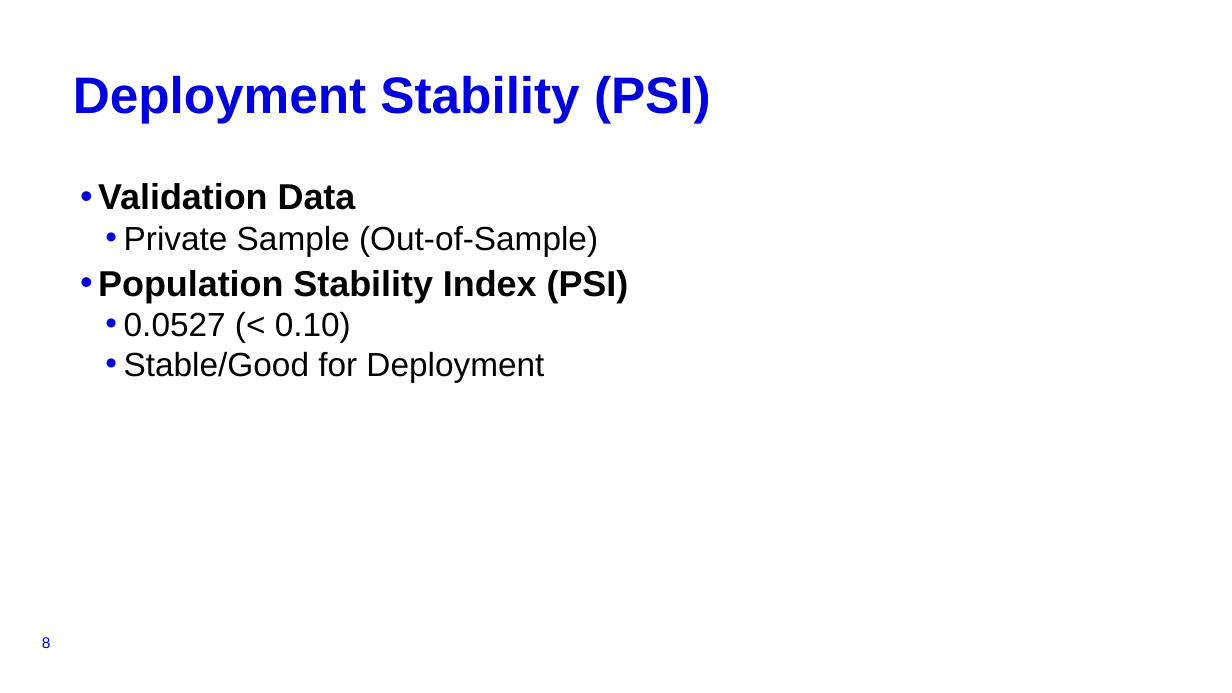
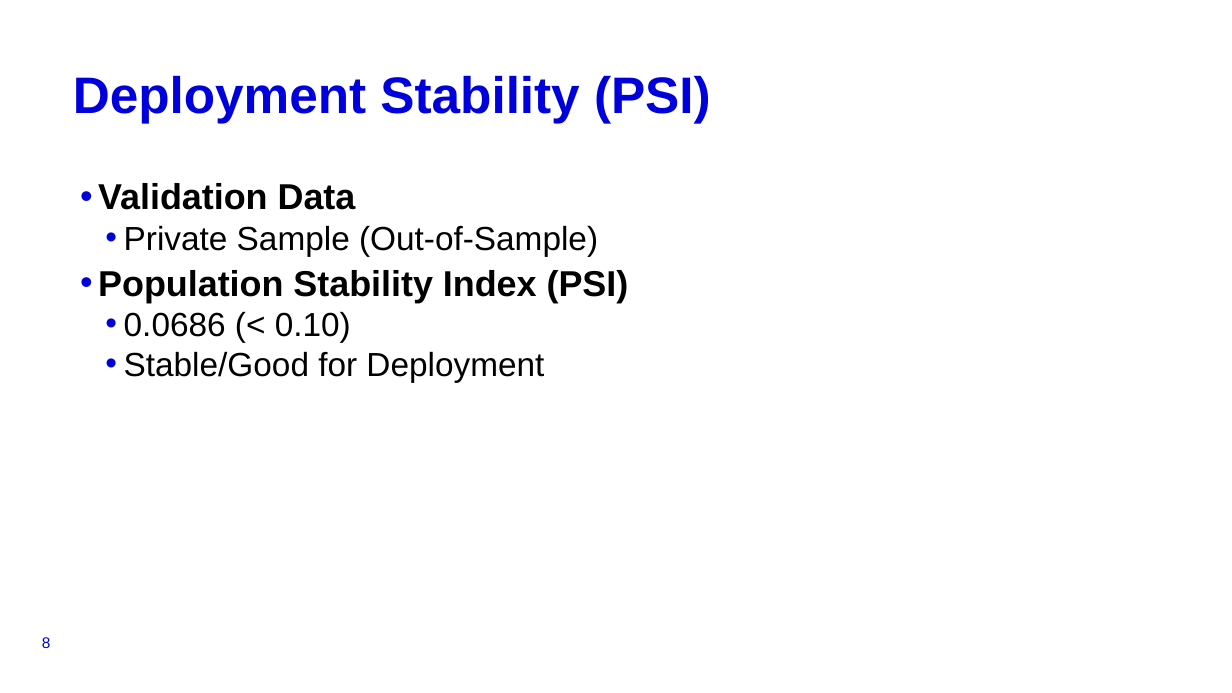
Before and after one commit to konj27/CreditRisk, a slide deck: slide 8 of APRE_Presentation.pptx. Drawn at 1232x693 pixels with LibreOffice and Linux fonts; fonts in the diff are those of the drawing; background and template pictures are left out. Boxes give left, top, right and bottom in pixels: in the first picture for what was removed or moved away, otherwise in the second. Text is boxed around its words. In the diff, an @@ line names an element or a change of style, - is before the commit and + after.

```diff
--- a/APRE_Presentation.pptx
+++ b/APRE_Presentation.pptx
@@ text at [124,311,351,343]: text changed @@
-  • 0.0527 (< 0.10)
+  • 0.0686 (< 0.10)
```
Also in this commit, not shown: 9 other slides changed, 1 other file.
